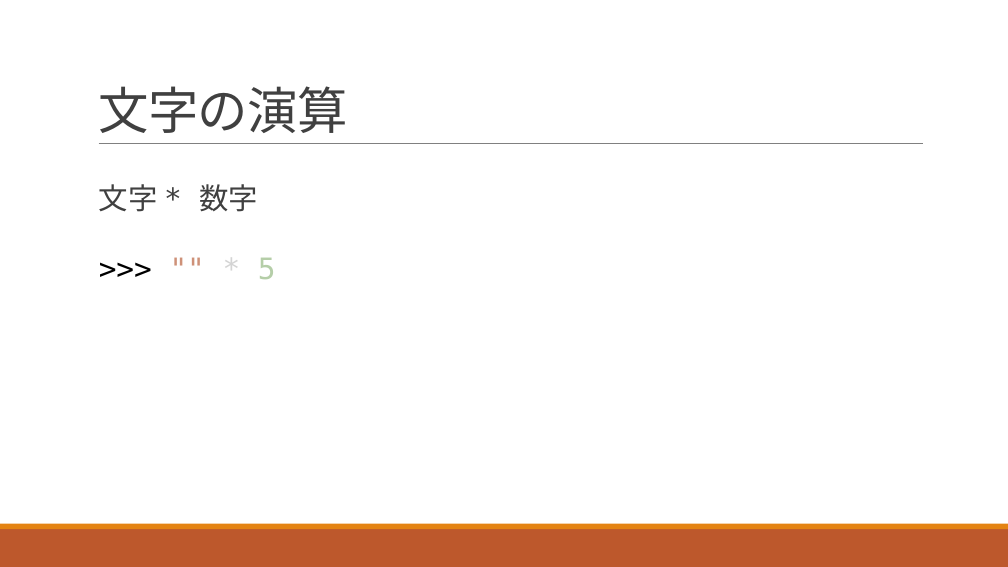
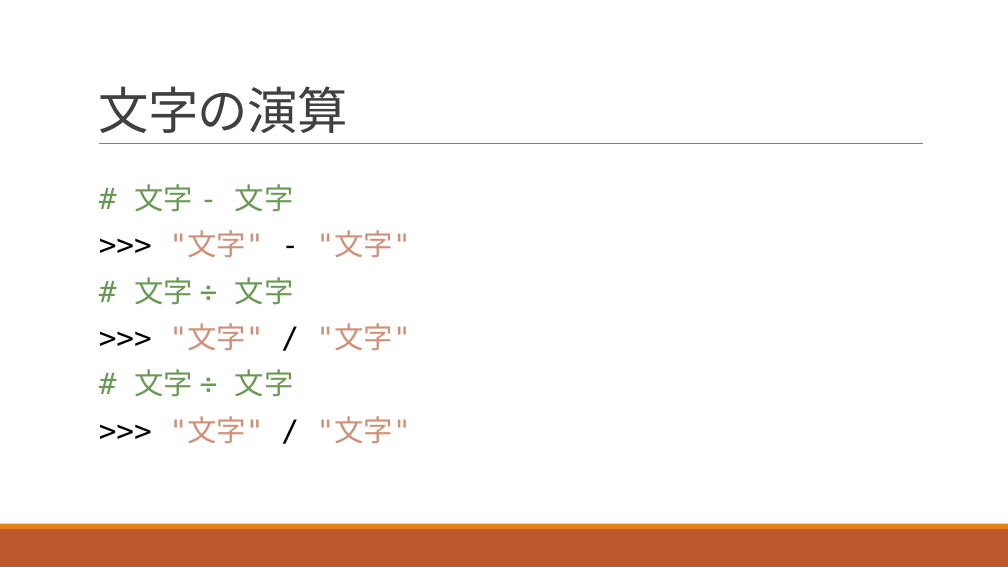
Before and after one commit to navy1634/Teach, a slide deck: slide 22 of 20230530/unit1.pptx (slide 21 before the commit). Drawn at 1008x567 pixels with LibreOffice and Linux fonts; fonts in the diff are those of the drawing. Boxes give left, top, right and bottom in pixels: in the first picture for what was removed or moved away, otherwise in the second. Text is boxed around its words. In the diff, an @@ line names an element or a change of style, - is before the commit and + after.

Commit message:
unit01 add 文字と数字

```diff
--- a/20230530/unit1.pptx
+++ b/20230530/unit1.pptx
@@ text at box(134, 184, 411, 443): text changed; text colour #404040 to #CE9178 @@
-  文字 * 数字
-  >>> "" * 5
+  # 文字 - 文字
+  >>> "文字" - "文字"
+  # 文字 ÷ 文字
+  >>> "文字" / "文字"
+  # 文字 ÷ 文字
+  >>> "文字" / "文字"
```
Also in this commit, not shown: 4 other slides changed, 2 slides added, 1 other file.
